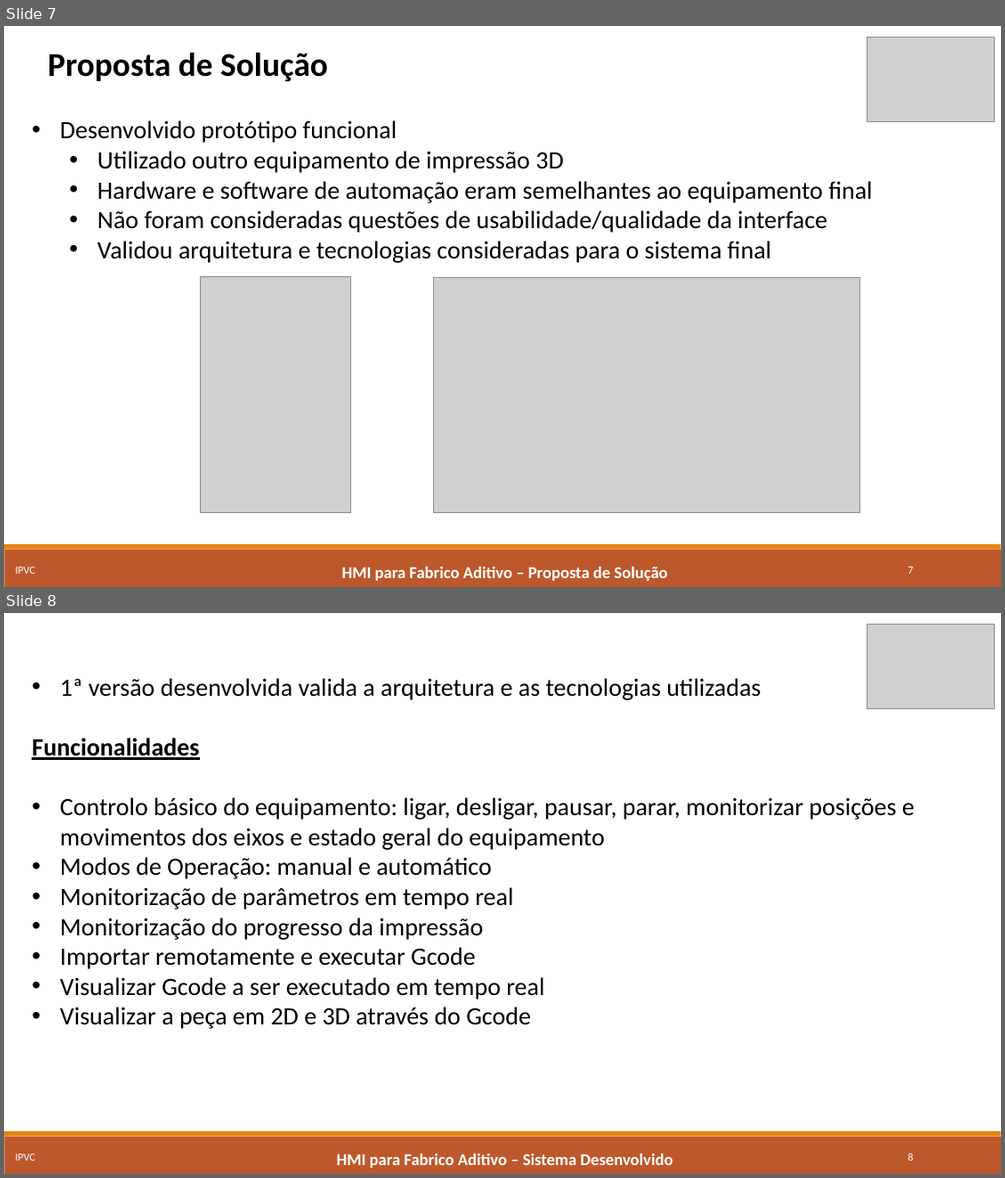
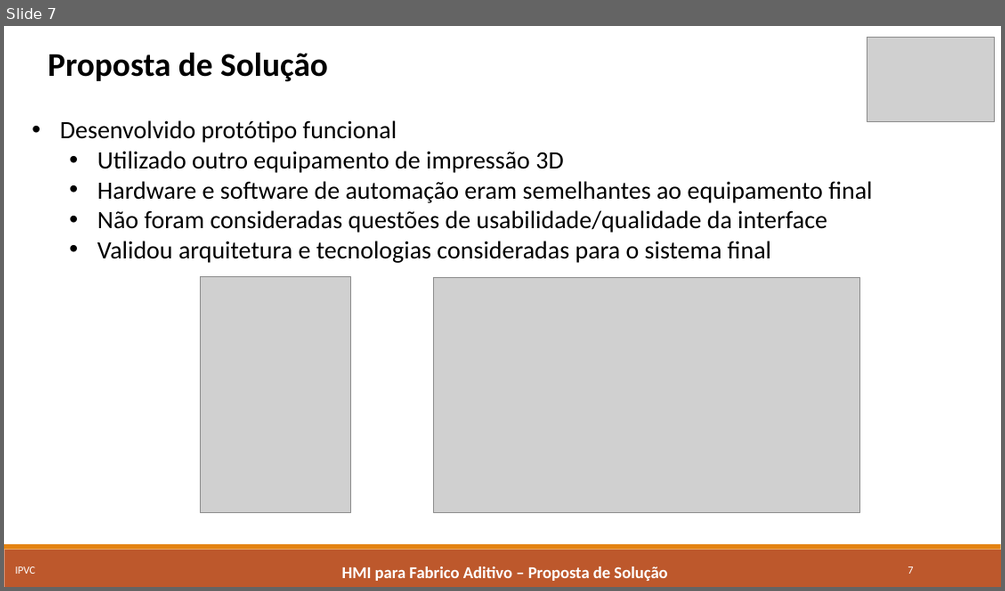
Before and after one commit to marcorlsrodrigues/projeto, a slide deck: Apresentacao_Final_MarcoRodrigues4652.pptx. Shown one above the other, each under a label of ours: slides 7 and 8 before the commit, slide 7 after it. The pictures are 1005x1178 and 1005x591 pixels, drawn with LibreOffice and Linux fonts; fonts in the diff are those of the drawing; grey boxes stand for pictures. Boxes give left, top, right and bottom in pixels: in the first picture for what was removed or moved away, otherwise in the second. Text is boxed around its words. In the diff, an @@ line names an element or a change of style, - is before the commit and + after.

```diff
--- a/Apresentacao_Final_MarcoRodrigues4652.pptx
+++ b/Apresentacao_Final_MarcoRodrigues4652.pptx
@@ slide 8 removed at (4,613,1001,1174), background #FFFFFF; not listed: 2 template elements that a slide beside it also shows @@
@@ picture removed at (867,624,994,709) @@
@@ text removed at (32,678,914,1029) @@
-• 1ª versão desenvolvida valida a arquitetura e as tecnologias utilizadas
-Funcionalidades
-• Controlo básico do equipamento: ligar, desligar, pausar, parar, monitorizar posições e movimentos dos eixos e estado geral do equipamento
-• Modos de Operação: manual e automático
-• Monitorização de parâmetros em tempo real
-• Monitorização do progresso da impressão
-• Importar remotamente e executar Gcode
-• Visualizar Gcode a ser executado em tempo real
-• Visualizar a peça em 2D e 3D através do Gcode
@@ text removed at (16,1153,36,1160) @@
-IPVC
@@ text removed at (337,1153,672,1167) @@
-HMI para Fabrico Aditivo – Sistema Desenvolvido
@@ page number removed at (907,1152,913,1160) @@
-8
```
Also in this commit, not shown: 5 slides changed, 1 other slide removed.
